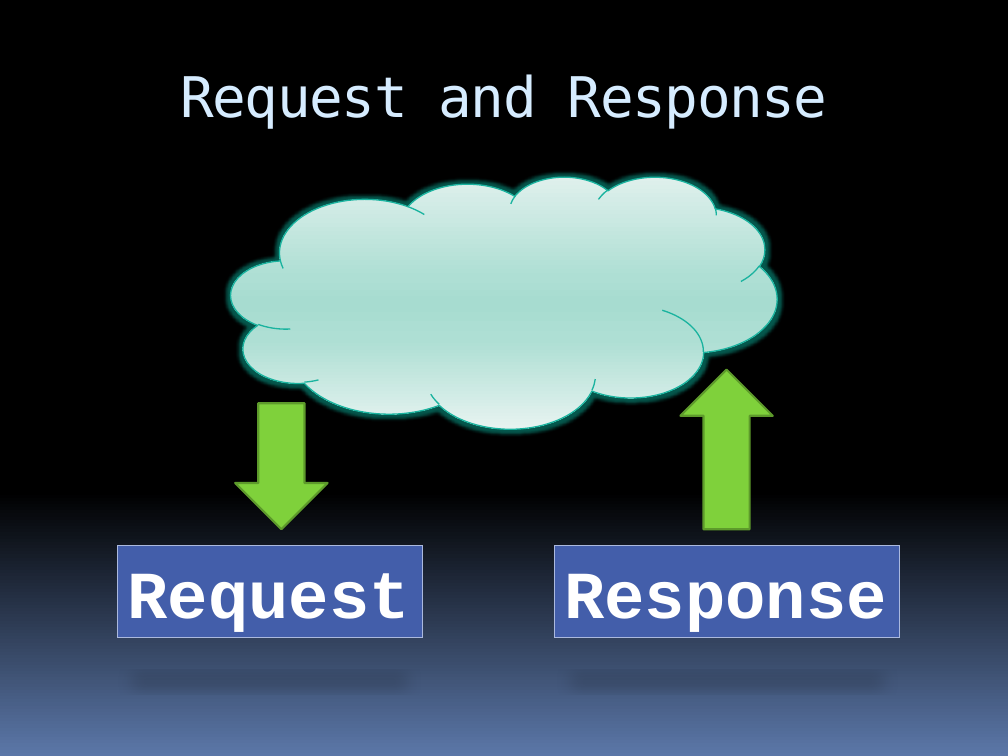
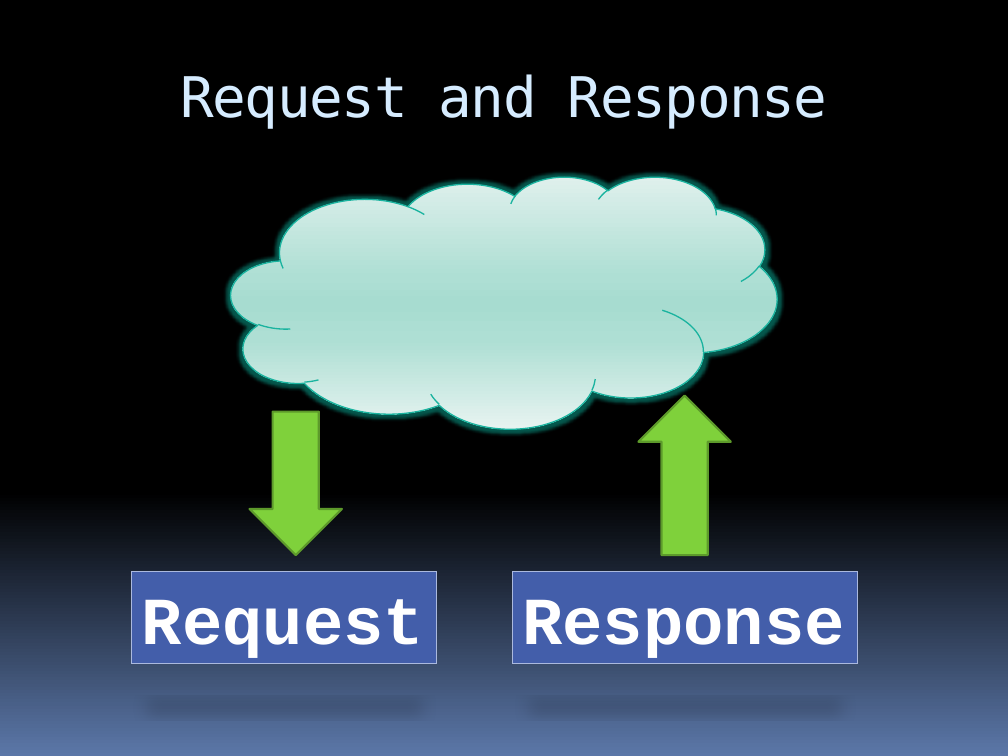
Before and after one commit to stevenharman/codeincubator, a slide deck: slide 10 of Samples/Getting-Started-With-MVC/Getting Started with MVC.pptx (slide 13 before the commit). Drawn at 1008x756 pixels with LibreOffice and Linux fonts; fonts in the diff are those of the drawing; background and template pictures are left out. Boxes give left, top, right and bottom in pixels: in the first picture for what was removed or moved away, otherwise in the second. Text is boxed around its words. In the diff, an @@ line names an element or a change of style, - is before the commit and + after.

```diff
--- a/Samples/Getting-Started-With-MVC/Getting Started with MVC.pptx
+++ b/Samples/Getting-Started-With-MVC/Getting Started with MVC.pptx
@@ down arrow: place and size @@
-down arrow at <box>235,403,328,529</box>
+down arrow at <box>250,411,343,554</box>
@@ down arrow: place and size @@
-down arrow at <box>680,370,773,529</box>
+down arrow at <box>638,395,731,554</box>
@@ rectangle "Request": place and size @@
-rectangle "Request" at <box>118,546,422,638</box>
+rectangle "Request" at <box>132,572,436,663</box>
@@ rectangle "Response": place and size @@
-rectangle "Response" at <box>554,546,900,638</box>
+rectangle "Response" at <box>512,572,858,663</box>
```
Also in this commit, not shown: 17 other slides changed, 3 slides removed, 15 other files.
